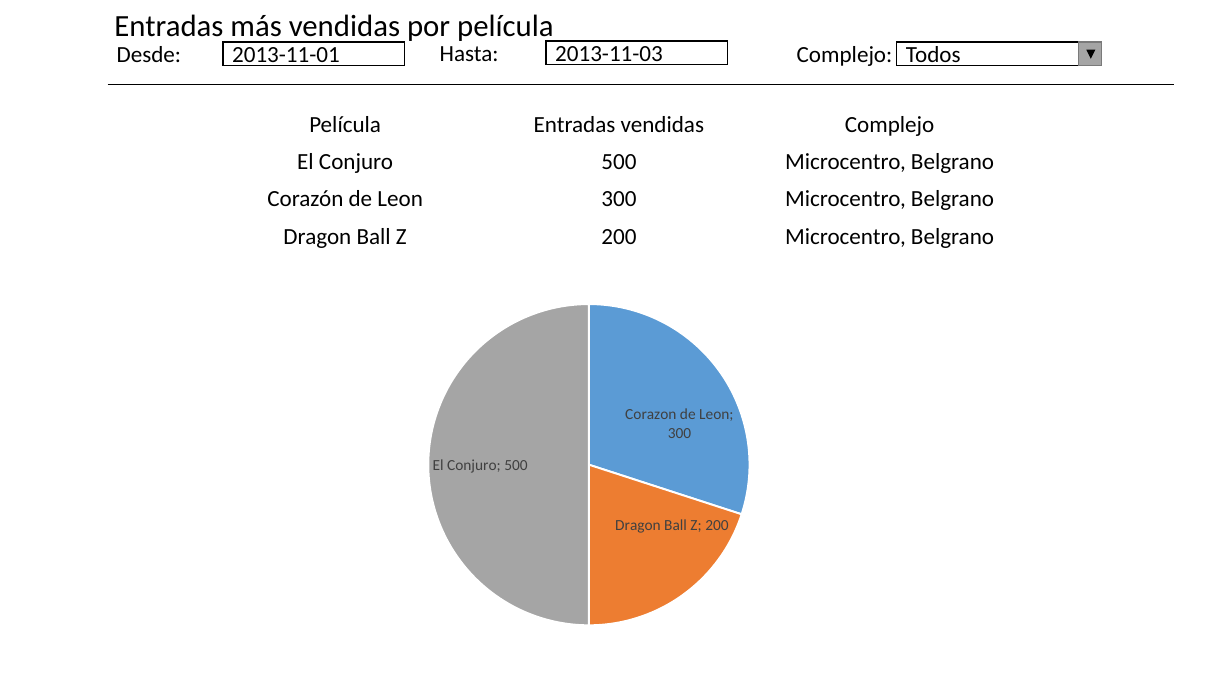
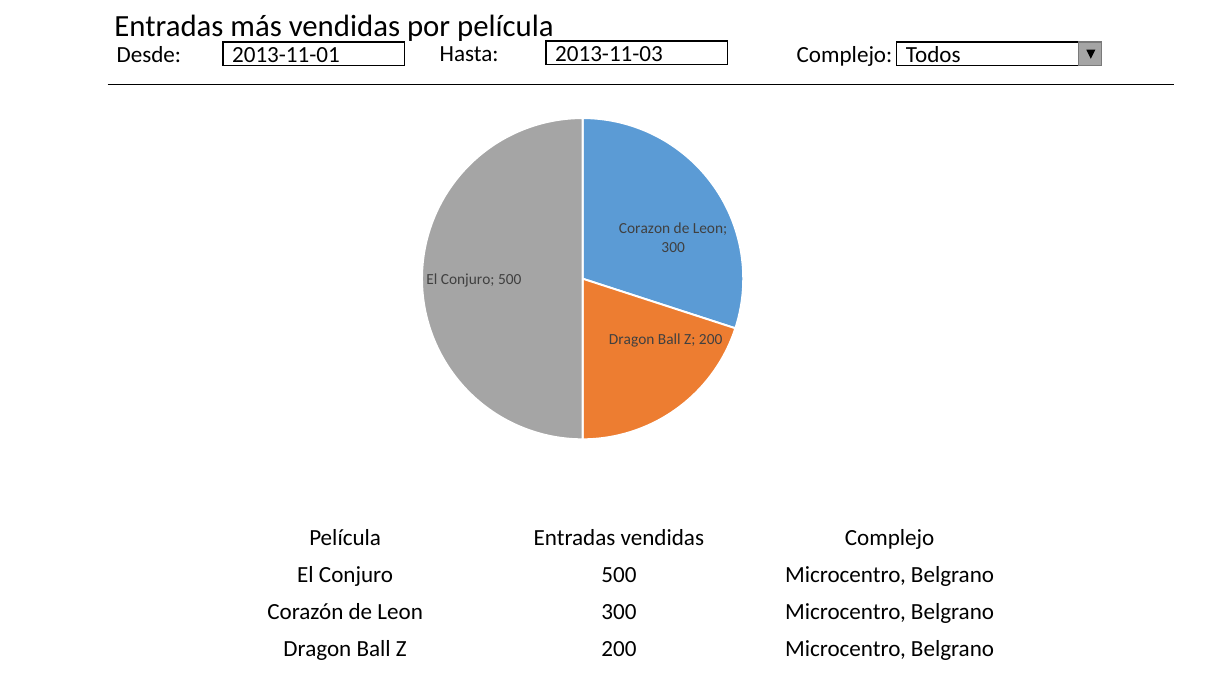
Before and after one commit to dschenkelman/a-malazan-wolvering, a slide deck: slide 4 of docs/Wireframes/[Backend]Reportes.pptx (slide 3 before the commit). Drawn at 1232x693 pixels with LibreOffice and Linux fonts; fonts in the diff are those of the drawing. Boxes give left, top, right and bottom in pixels: in the first picture for what was removed or moved away, otherwise in the second. Text is boxed around its words. In the diff, an @@ line names an element or a change of style, - is before the commit and + after.

```diff
--- a/docs/Wireframes/[Backend]Reportes.pptx
+++ b/docs/Wireframes/[Backend]Reportes.pptx
@@ pie chart: place and size @@
-pie chart at [335, 285, 903, 664]
+pie chart at [328, 99, 897, 478]
@@ table: place and size @@
-table at [205, 105, 1027, 255]
+table at [205, 518, 1027, 668]
```
Also in this commit, not shown: 2 other slides changed, 1 slide added.
